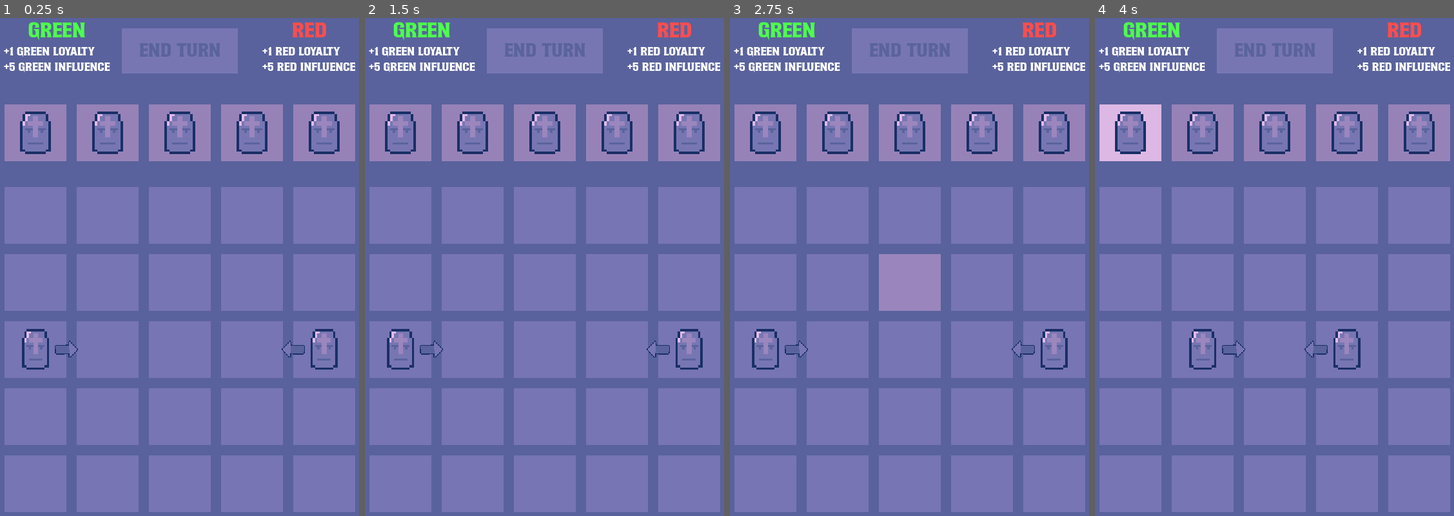
Above: before the commit, frames 1-4 (left to right).
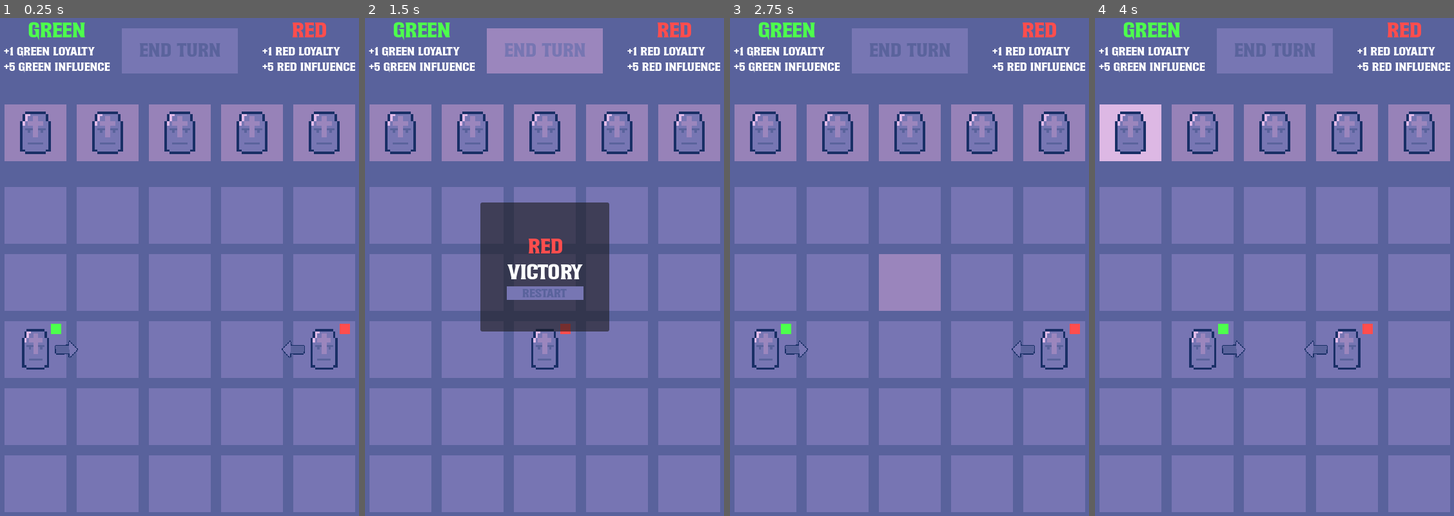
Above: after the commit, the same moments.

Repository: frostblooded/influencer
Game: Godot game, scene res://scenes/game.tscn
Two runs of this game, one before a commit and one after it. Both use one fixed random seed, a clock stepped at 60 frames per second and the inputs below.
Inputs (mouse positions are in pixels of both pictures, inside the frame that each line leads up to):
- Up to frame 1 (0.25 s): no input
- Up to frame 2 (1.5 s): click "End turn" at 0.5 s; click "End turn" at 1.25 s
- Up to frame 3 (2.75 s): click (909, 291) at 2 s, where only the run after the commit has a clickable "restart"
- Up to frame 4 (4 s): click "End turn" at 2.75 s; tap Enter at 3.5 s; move the mouse to (1130, 132) at 3.52 s

The runs differ from the first frame. In frame 1, 0.1% of the frame differs, in the area x 14-98%, y 61-64%; in frame 2, 13%, in the area x 6-95%, y 2-71%; in frame 3, 0.1%; in frame 4, 0.1%.

Commit message:
Add proper level end screen

Diff:
--- a/scenes/game.tscn
+++ b/scenes/game.tscn
@@ -1,7 +1,8 @@
-[gd_scene load_steps=12 format=3 uid="uid://cvvvodfer4c1a"]
+[gd_scene load_steps=13 format=3 uid="uid://cvvvodfer4c1a"]
 
 [ext_resource type="Script" path="res://scripts/end_turn_button.gd" id="1_ht7q4"]
 [ext_resource type="PackedScene" uid="uid://vjq83572qbuv" path="res://scenes/grid_cell.tscn" id="1_jw3tg"]
+[ext_resource type="Script" path="res://scripts/victory_screen_panel.gd" id="2_4747v"]
 [ext_resource type="Script" path="res://scripts/grid.gd" id="2_g36i2"]
 [ext_resource type="PackedScene" uid="uid://30mydrptkp5p" path="res://scenes/element_cell.tscn" id="3_au48s"]
 [ext_resource type="Script" path="res://scripts/spawner.gd" id="4_xwmaw"]
@@ -101,6 +102,56 @@
 text = "End turn"
 script = ExtResource("1_ht7q4")
 
+[node name="VictoryScreenPanel" type="Panel" parent="CanvasLayer/Control" node_paths=PackedStringArray("faction_label", "reload_level_button")]
+custom_minimum_size = Vector2(200, 200)
+layout_mode = 1
+anchors_preset = 8
+anchor_left = 0.5
+anchor_top = 0.5
+anchor_right = 0.5
+anchor_bottom = 0.5
+offset_left = -20.0
+offset_top = -20.0
+offset_right = 20.0
+offset_bottom = 20.0
+grow_horizontal = 2
+grow_vertical = 2
+script = ExtResource("2_4747v")
+faction_label = NodePath("VBoxContainer/FactionLabel")
+reload_level_button = NodePath("VBoxContainer/Button")
+
+[node name="VBoxContainer" type="VBoxContainer" parent="CanvasLayer/Control/VictoryScreenPanel"]
+layout_mode = 1
+anchors_preset = 8
+anchor_left = 0.5
+anchor_top = 0.5
+anchor_right = 0.5
+anchor_bottom = 0.5
+offset_left = -59.5
+offset_top = -38.0
+offset_right = 59.5
+offset_bottom = 38.0
+grow_horizontal = 2
+grow_vertical = 2
+
+[node name="FactionLabel" type="Label" parent="CanvasLayer/Control/VictoryScreenPanel/VBoxContainer"]
+layout_mode = 2
+size_flags_horizontal = 4
+theme_type_variation = &"HeaderLarge"
+theme_override_colors/font_color = Color(0.3, 1, 0.3, 1)
+text = "GREEN"
+
+[node name="VictoryLabel" type="Label" parent="CanvasLayer/Control/VictoryScreenPanel/VBoxContainer"]
+layout_mode = 2
+size_flags_horizontal = 4
+size_flags_vertical = 0
+theme_type_variation = &"HeaderLarge"
+text = "Victory"
+
+[node name="Button" type="Button" parent="CanvasLayer/Control/VictoryScreenPanel/VBoxContainer"]
+layout_mode = 2
+text = "restart"
+
 [node name="ElementCell" parent="." instance=ExtResource("3_au48s")]
 position = Vector2(64, 192)
 
--- a/scenes/grid_cell.tscn
+++ b/scenes/grid_cell.tscn
@@ -27,12 +27,28 @@
 [sub_resource type="GradientTexture1D" id="GradientTexture1D_j6eis"]
 gradient = SubResource("Gradient_blwba")
 
-[node name="GridCell" type="Node2D" node_paths=PackedStringArray("_top_action_sprite_2d", "_right_action_sprite_2d", "_bottom_action_sprite_2d", "_left_action_sprite_2d", "area_2d", "default_sprite_2d", "hovered_sprite_2d", "debug_sprite_2d", "_container")]
+[sub_resource type="Gradient" id="Gradient_5bj2y"]
+offsets = PackedFloat32Array(0)
+colors = PackedColorArray(0.301961, 1, 0.301961, 1)
+
+[sub_resource type="GradientTexture1D" id="GradientTexture1D_kgcrh"]
+gradient = SubResource("Gradient_5bj2y")
+
+[sub_resource type="Gradient" id="Gradient_jjv8u"]
+offsets = PackedFloat32Array(1)
+colors = PackedColorArray(1, 0.301961, 0.301961, 1)
+
+[sub_resource type="GradientTexture1D" id="GradientTexture1D_sk75c"]
+gradient = SubResource("Gradient_jjv8u")
+
+[node name="GridCell" type="Node2D" node_paths=PackedStringArray("_top_action_sprite_2d", "_right_action_sprite_2d", "_bottom_action_sprite_2d", "_left_action_sprite_2d", "_green_faction_sprite_2d", "_red_faction_sprite_2d", "area_2d", "default_sprite_2d", "hovered_sprite_2d", "debug_sprite_2d", "_container")]
 script = ExtResource("1_8mbga")
 _top_action_sprite_2d = NodePath("TopActionSprite2DContainer")
 _right_action_sprite_2d = NodePath("RightActionSprite2DContainer")
 _bottom_action_sprite_2d = NodePath("BottomActionSprite2DContainer")
 _left_action_sprite_2d = NodePath("LeftActionSprite2DContainer")
+_green_faction_sprite_2d = NodePath("GreenFactionSprite2D")
+_red_faction_sprite_2d = NodePath("RedFactionSprite2D")
 area_2d = NodePath("Area2D")
 default_sprite_2d = NodePath("Sprite2D")
 hovered_sprite_2d = NodePath("HoveredSprite2D")
@@ -62,12 +78,14 @@
 texture = SubResource("GradientTexture1D_j6eis")
 
 [node name="TopActionSprite2DContainer" type="Sprite2D" parent="."]
+visible = false
 z_index = 10
 position = Vector2(0, -44)
 scale = Vector2(1.5, 1.5)
 texture = ExtResource("2_4y6ku")
 
 [node name="RightActionSprite2DContainer" type="Sprite2D" parent="."]
+visible = false
 z_index = 10
 position = Vector2(48, 0)
 rotation = 1.57079
@@ -75,6 +93,7 @@
 texture = ExtResource("2_4y6ku")
 
 [node name="BottomActionSprite2DContainer" type="Sprite2D" parent="."]
+visible = false
 z_index = 10
 position = Vector2(0, 44)
 rotation = -3.14159
@@ -82,8 +101,21 @@
 texture = ExtResource("2_4y6ku")
 
 [node name="LeftActionSprite2DContainer" type="Sprite2D" parent="."]
+visible = false
 z_index = 10
 position = Vector2(-48, 0)
 rotation = -1.57079
 scale = Vector2(1.5, 1.5)
 texture = ExtResource("2_4y6ku")
+
+[node name="GreenFactionSprite2D" type="Sprite2D" parent="."]
+visible = false
+position = Vector2(32, -32)
+scale = Vector2(0.0625, 16)
+texture = SubResource("GradientTexture1D_kgcrh")
+
+[node name="RedFactionSprite2D" type="Sprite2D" parent="."]
+visible = false
+position = Vector2(32, -32)
+scale = Vector2(0.0625, 16)
+texture = SubResource("GradientTexture1D_sk75c")
--- a/scripts/autoloads/event_bus.gd
+++ b/scripts/autoloads/event_bus.gd
@@ -2,3 +2,4 @@
 
 signal on_end_turn_button_pressed
 signal performed_actions
+signal game_victory(faction: Enums.Faction)
--- a/scripts/grid_cell.gd
+++ b/scripts/grid_cell.gd
@@ -5,10 +5,15 @@
 @export var _right_action_sprite_2d: Node2D
 @export var _bottom_action_sprite_2d: Node2D
 @export var _left_action_sprite_2d: Node2D
+@export var _green_faction_sprite_2d: Sprite2D
+@export var _red_faction_sprite_2d: Sprite2D
 
 func _ready() -> void:
     super._ready()
     hide_all_action_sprite_2ds()
+
+    _green_faction_sprite_2d.hide()
+    _red_faction_sprite_2d.hide()
 
 func set_action_sprite_2d(texture: Texture2D, direction: Enums.Direction) -> void:
     hide_all_action_sprite_2ds()
@@ -38,3 +43,21 @@
         _:
             push_error("Trying to get action sprite 2d container for unknown direction")
             return null
+
+func add_to_container(node: Node) -> void:
+    super.add_to_container(node)
+    var unit: Unit = node as Unit
+    if unit:
+        if unit.faction == Enums.Faction.Green:
+            _green_faction_sprite_2d.show()
+            _red_faction_sprite_2d.hide()
+        elif unit.faction == Enums.Faction.Red:
+            _green_faction_sprite_2d.hide()
+            _red_faction_sprite_2d.show()
+        else:
+            push_error("Unknown faction")
+
+func empty_container() -> void:
+    super.empty_container()
+    _green_faction_sprite_2d.hide()
+    _red_faction_sprite_2d.hide()
--- a/scripts/level_manager.gd
+++ b/scripts/level_manager.gd
@@ -19,8 +19,6 @@
             red_count += 1
 
     if green_count == 0:
-        print("Green won!")
-        Helpers.safe_reload_current_scene(get_tree())
+        EventBus.game_victory.emit(Enums.Faction.Red)
     elif red_count == 0:
-        print("Red won!")
-        Helpers.safe_reload_current_scene(get_tree())
+        EventBus.game_victory.emit(Enums.Faction.Green)
--- /dev/null
+++ b/scripts/victory_screen_panel.gd
@@ -0,0 +1,25 @@
+extends Panel
+
+@export var faction_label: Label
+@export var reload_level_button: Button
+
+func _enter_tree() -> void:
+	Helpers.safe_connect(EventBus.game_victory, show_winner)
+	Helpers.safe_connect(reload_level_button.pressed, reload_level)
+
+func _ready() -> void:
+	hide()
+
+func show_winner(faction: Enums.Faction) -> void:
+	show()
+	faction_label.text = Enums.Faction.find_key(faction)
+
+	if faction == Enums.Faction.Green:
+		faction_label.add_theme_color_override("font_color", "4dff4d")
+	elif faction == Enums.Faction.Red:
+		faction_label.add_theme_color_override("font_color", "ff4d4d")
+	else:
+		push_error("Unknown faction")
+
+func reload_level() -> void:
+	Helpers.safe_reload_current_scene(get_tree())
Not shown: 1 places in scenes/grid_cell.tscn that only renumber resources
